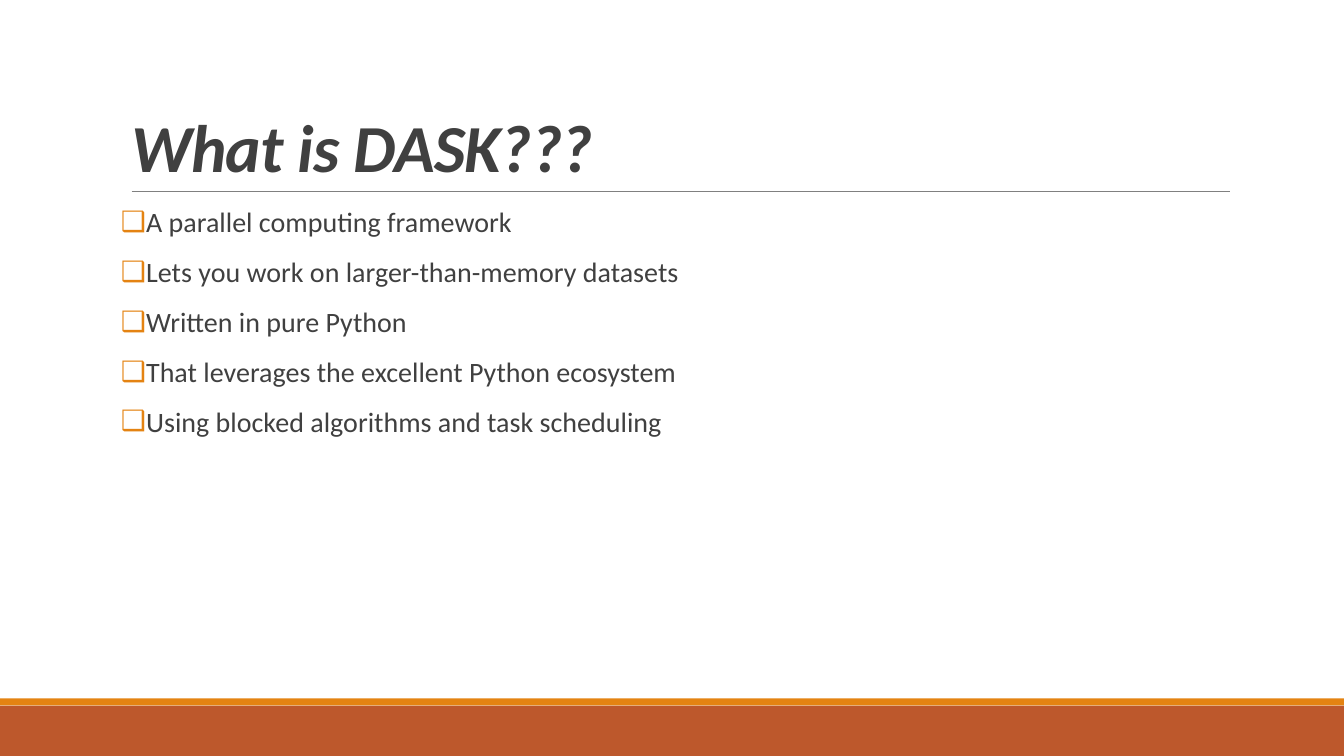
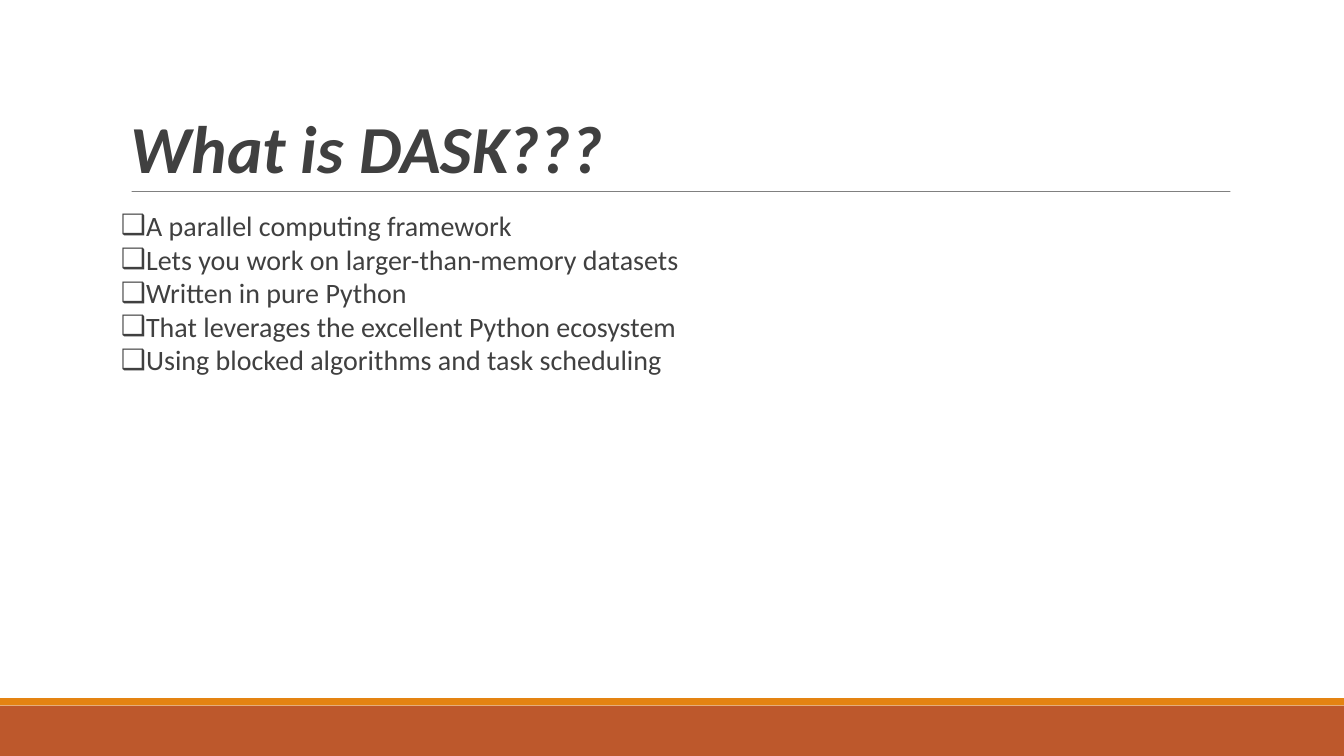
Before and after one commit to abhijeetmote/Dask_Introduction, a slide deck: slide 7 of Dask.pptx. Drawn at 1344x756 pixels with LibreOffice and Linux fonts; fonts in the diff are those of the drawing. Boxes give left, top, right and bottom in pixels: in the first picture for what was removed or moved away, otherwise in the second. Text is boxed around its words. In the diff, an @@ line names an element or a change of style, - is before the commit and + after.

Commit message:
Dask.pptx is updated

```diff
--- a/Dask.pptx
+++ b/Dask.pptx
@@ text "What is DASK???" at box(131, 126, 602, 174): letter spacing -0.5 to 0 pt; line spacing 0.85 to 1 @@
@@ text "A parallel computing framework" at box(146, 216, 679, 375): indent changed; line spacing 0.9 to 1; less space between paragraphs @@
```
Also in this commit, not shown: 18 other slides changed.
